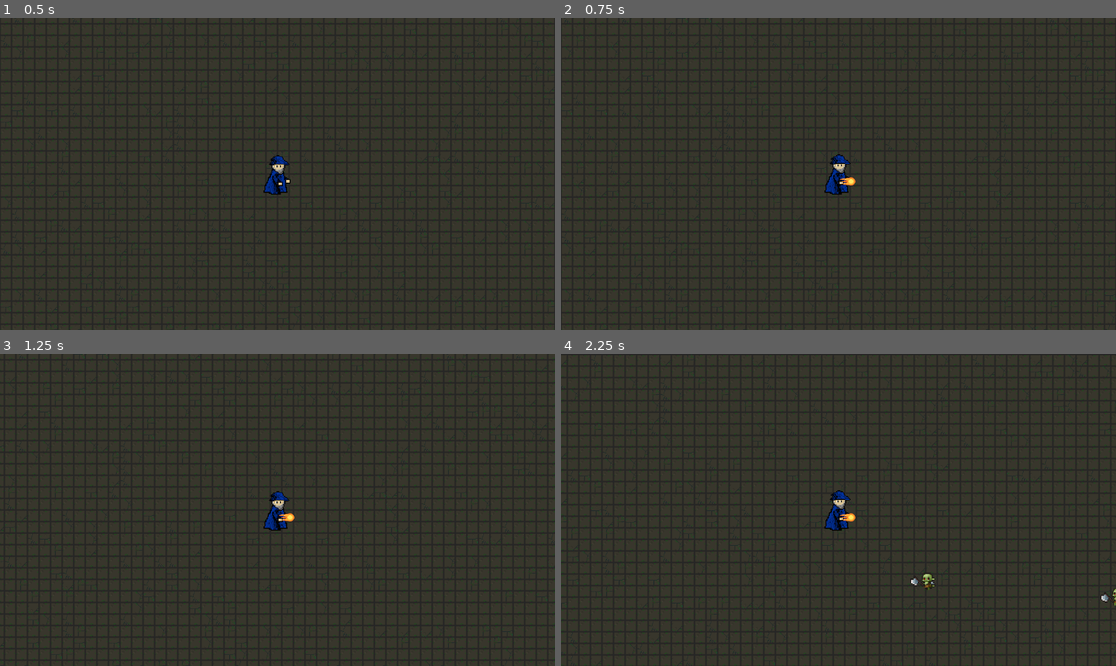
Above: before the commit, frames 1-4 (two rows, left to right).
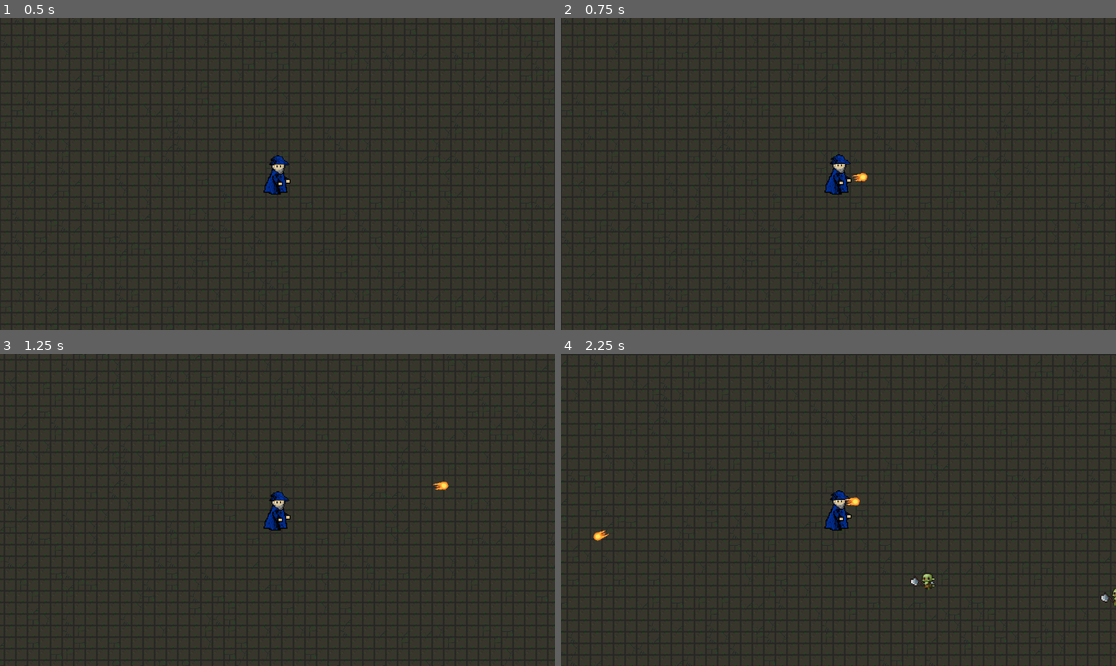
Above: after the commit, the same moments.

Repository: OliverGrubb12/The-Dungeon-Trials-
Game: Godot game, scene res://Scenes/world.tscn
Same seed, same stepped clock (60 frames per second), same inputs: the game is played once before the commit and once after it. The project has no main scene, so this scene is started directly.
Inputs (mouse positions are in pixels of both pictures, inside the frame that each line leads up to):
- Up to frame 1 (0.5 s): no input
- Up to frame 2 (0.75 s): move the mouse to (960, 158) at 0.52 s; hold D (right) from 0.53 s (still down); tap Space (Fireball) at 0.6 s
- Up to frame 3 (1.25 s): keep holding D (right)
- Up to frame 4 (2.25 s): move the mouse to (727, 525) at 1.27 s; release D (right) at 1.28 s; hold S (down) 1.28-2.03 s; tap Space (Fireball) at 1.35, 2.1 s; move the mouse to (894, 441) at 2.02 s; hold D (right) from 2.03 s (still down)

Frame 1 is identical in both runs. In frame 2, 0.1% of the frame differs, in the area x 50-56%, y 49-54%; in frame 3, 0.1%; in frame 4, 0.2%, in the area x 5-54%, y 45-60%.

Commit message:
Fireball Attacks
Today I made the fireball able to move. I also made it so that it moves towards where the mouse is so that the player can aim. I still need to rotate the fireball though.

Diff:
--- a/Scenes/Fireball.gd
+++ b/Scenes/Fireball.gd
@@ -1,6 +1,7 @@
 extends Area2D
 @onready var fireball = $Fireball
-
+@export var SPEED = 10
+var direction := Vector2.ZERO
 
 # Called when the node enters the scene tree for the first time.
 func _ready():
@@ -8,5 +9,11 @@
 
 
 # Called every frame. 'delta' is the elapsed time since the previous frame.
-func _process(delta):
-	pass
+func _physics_process(delta: float):
+	if direction != Vector2.ZERO:
+		var velocity = direction * SPEED
+	#translate(Vector2.RIGHT.rotated(rotation) * SPEED * delta)
+		global_position += velocity
+
+func set_direction(direction: Vector2):
+	self.direction = direction
--- a/Scenes/player.gd
+++ b/Scenes/player.gd
@@ -36,4 +36,7 @@
 	var fireball = Fireball.instantiate()
 	add_child(fireball)
 	fireball.global_position = hands.global_position
-	var target = get
+	var target  = get_global_mouse_position()
+	var direction_to_mouse = fireball.global_position.direction_to(target).normalized()
+	fireball.set_direction(direction_to_mouse)
+	fireball.rotate(target.angle())
--- a/Scenes/player.tscn
+++ b/Scenes/player.tscn
@@ -49,4 +49,4 @@
 shape = SubResource("CapsuleShape2D_dwsat")
 
 [node name="Hands" type="Marker2D" parent="."]
-position = Vector2(14, 17)
+position = Vector2(0, 17)
